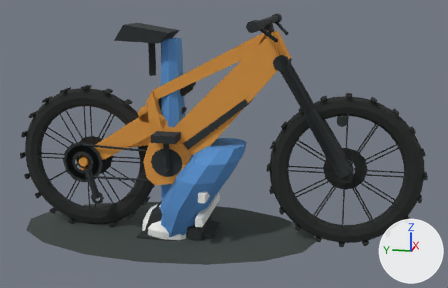
A saved change to the glTF model contrib/workout-game-assets/generated/WG_RiderBike.glb.
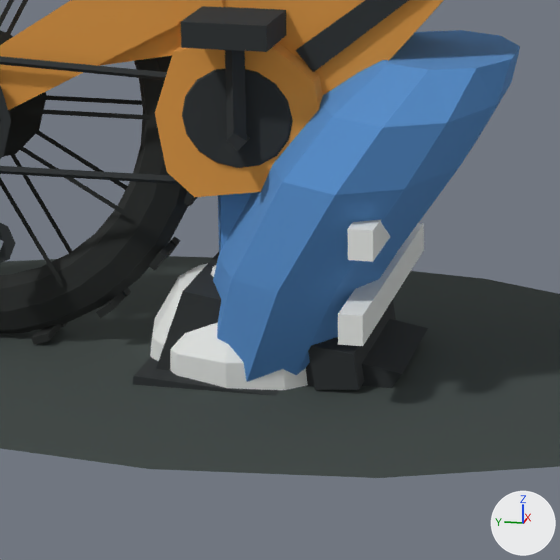
Each version is shown whole from a camera (50 mm lens) standing at (-2.949, -0.85, 1.223) and looking at (0.021, -0.257, 0.481), then close up on the part from 22% to 58% of the width and 45% to 100% of the height. Lighting does not change. The marker at lower right points along +X, +Y and +Z. The last two pictures show the newer version. Where no turn or scale is listed for an object, it has been applied to the vertices. Vertices at exactly the same position are counted once.

The first close-up shows 'GEO_BikeComponents_LOD0', 'GEO_Crank_LOD0', 'GEO_Eyewear_LOD0', 'GEO_HairBeard_LOD0', 'GEO_HelmetAccent_LOD0', 'GEO_Helmet_LOD0', 'GEO_JerseyAccent_LOD0', 'GEO_MainFrame_LOD0', 'GEO_RearWheel_LOD0', 'GEO_Shadow_LOD0', 'GEO_Swingarm_LOD0', 'GEO_Torso_LOD0' and 1 more.
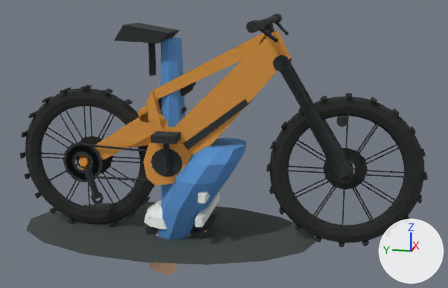
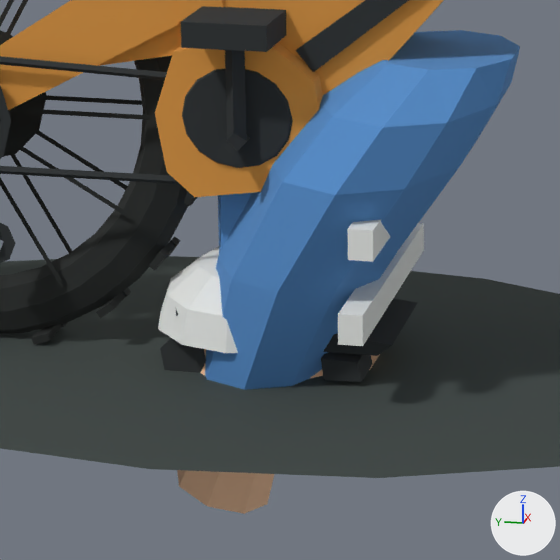
Where the change shows, as pixel boxes [x1, y1, x2, y2] in the close-ups (560 x 560 px; the box of a moved part takes in the faces that stretch with it):
'GEO_Helmet_LOD0', reshaped
    before: [150, 264, 308, 390]
    after: [158, 247, 238, 353]
'GEO_HelmetAccent_LOD0', reshaped
    before: [133, 319, 428, 396]
    after: [176, 298, 417, 356]
'GEO_HairBeard_LOD0', reshaped
    before: [156, 252, 314, 386]
    after: [160, 337, 206, 373]
'GEO_Head_LOD0', reshaped (not visible before)
    after: [177, 349, 380, 514]
'GEO_Eyewear_LOD0', reshaped
    before: [308, 300, 396, 390]
    after: [321, 352, 373, 382]
part 2 of me_geo_hairbeard_lod0, deleted (mostly hidden)
    before: [306, 363, 314, 386]
part 3 of me_geo_hairbeard_lod0, moved or reshaped
    before: [156, 252, 221, 371]
    after: [160, 337, 206, 373]
part 4 of me_geo_head_lod0, added (mostly hidden)
    after: [200, 349, 323, 379]
part 5 of me_geo_head_lod0, rebuilt (not visible before)
    after: [369, 354, 380, 370]
part 6 of me_geo_head_lod0, added (beige)
    after: [177, 470, 274, 514]
part 8 of me_geo_helmetaccent_lod0, deleted
    before: [133, 357, 280, 396]
part 9 of me_geo_helmetaccent_lod0, moved or reshaped
    before: [362, 320, 425, 388]
    after: [323, 298, 417, 356]

Diff of the bpy script that builds the scene:
```diff
--- a/contrib/workout-game-assets/generated/WG_RiderBike.glb.py
+++ b/contrib/workout-game-assets/generated/WG_RiderBike.glb.py
@@ me_geo_eyewear_lod0 @@
-me_geo_eyewear_lod0.from_pydata(...)  # 8 vertices, 12 faces; spans x -0.125..0.125, y -0.17..-0.095, z 0.015..0.082
+me_geo_eyewear_lod0.from_pydata(...)  # 26 vertices, 40 faces; spans x -0.1..0.1, y -0.168..-0.108, z 0.02..0.052
+# me_geo_eyewear_lod0 part 1: the whole mesh is rebuilt
 me_geo_eyewear_lod0.materials.append(mat_mat_component_black)
@@ me_geo_hairbeard_lod0 @@
-me_geo_hairbeard_lod0.from_pydata(...)  # 20 vertices, 32 faces; spans x -0.115..0.115, y -0.165..0.135, z -0.125..0.145
+me_geo_hairbeard_lod0.from_pydata(...)  # 46 vertices, 84 faces; spans x -0.09..0.09, y -0.12..0.135, z -0.125..0.085
+# me_geo_hairbeard_lod0 part 2: the loose piece of 12 vertices spanning x -0.105..0.105, y -0.165..-0.005, z -0.125..0.055 is deleted
+# me_geo_hairbeard_lod0 part 3: 8 vertices removed from x -0.115..0.115, y -0.065..0.135, z 0.02..0.145; 8 vertices added at x -0.09..0.09, y 0.06..0.135, z -0.045..0.085
+# other edits to the shape of me_geo_hairbeard_lod0 do not show in these pictures
 me_geo_hairbeard_lod0.materials.append(mat_mat_rider_black)
@@ me_geo_head_lod0 @@
-me_geo_head_lod0.from_pydata(...)  # 46 vertices, 84 faces; spans x -0.14..0.14, y -0.182..0.14, z -0.14..0.14
+me_geo_head_lod0.from_pydata(...)  # 64 vertices, 116 faces; spans x -0.12..0.12, y -0.174..0.146, z -0.23..0.143
+# me_geo_head_lod0 part 4: a new loose piece, a UV sphere (12 segments, 4 rings, poles along z) spanning x -0.12..0.12, y -0.132..0.132, z -0.143..0.143, in mat_mat_skin (beige #efc29e)
+# me_geo_head_lod0 part 5: the loose piece of 8 vertices spanning x -0.04..0.04, y -0.182..-0.105, z -0.02..0.05 is rebuilt with 8 vertices and now spans x -0.032..0.032, y -0.174..-0.112, z 0.008..0.052
+# me_geo_head_lod0 part 6: a new loose piece of 18 vertices spanning x -0.075..0.075, y -0.02..0.146, z -0.23..-0.084, in mat_mat_skin (beige #efc29e)
+# other edits to the shape of me_geo_head_lod0 do not show in these pictures
 me_geo_head_lod0.materials.append(mat_mat_skin)
@@ me_geo_helmet_lod0 @@
-me_geo_helmet_lod0.from_pydata(...)  # 37 vertices, 60 faces; spans x -0.15..0.15, y -0.152..0.188, z -0.05..0.165
+me_geo_helmet_lod0.from_pydata(...)  # 37 vertices, 60 faces; spans x -0.145..0.145, y -0.127..0.163, z 0.068..0.175
+# me_geo_helmet_lod0 part 7: 37 of 37 vertices moved; they spanned x -0.15..0.15, y -0.152..0.188, z -0.05..0.165 and now span x -0.145..0.145, y -0.127..0.163, z 0.068..0.175; mean shift (0.0, 0.0, 0.07)
 me_geo_helmet_lod0.materials.append(mat_mat_helmet_white)
@@ me_geo_helmetaccent_lod0 @@
-me_geo_helmetaccent_lod0.from_pydata(...)  # 44 vertices, 68 faces; spans x -0.151..0.151, y -0.225..0.168, z -0.05..0.14
+me_geo_helmetaccent_lod0.from_pydata(...)  # 28 vertices, 44 faces; spans x -0.103..0.103, y -0.21..0.109, z 0.058..0.155
+# me_geo_helmetaccent_lod0 part 8: the loose piece of 8 vertices spanning x -0.151..0.151, y -0.12..0.168, z -0.05..0.025 is deleted
+# me_geo_helmetaccent_lod0 part 9: 8 vertices removed from x -0.092..0.092, y -0.225..-0.07, z 0.005..0.06; 8 vertices added at x -0.088..0.088, y -0.21..-0.082, z 0.058..0.088
+# other edits to the shape of me_geo_helmetaccent_lod0 do not show in these pictures
 me_geo_helmetaccent_lod0.materials.append(mat_mat_component_black)
```
